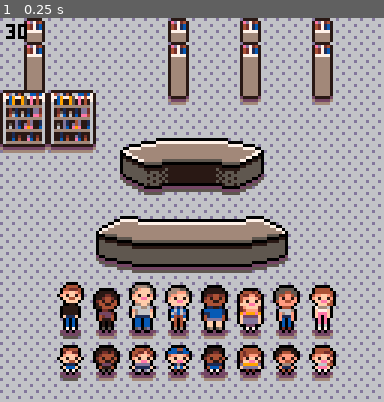
Above: before the commit, frame 1.
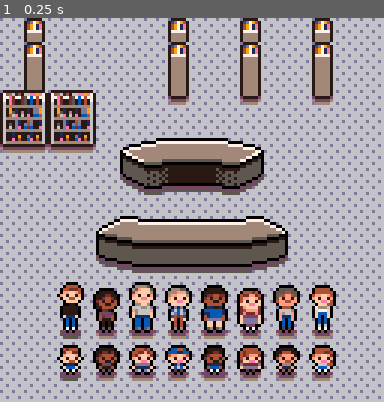
Above: after the commit, the same moment.

Repository: cwrightlibrary/library-game
Game: PICO-8 cartridge library-game.p8
Same seed, same stepped clock (60 frames per second), same inputs: the game is played once before the commit and once after it.
Inputs:
- Up to frame 1 (0.25 s): no input

The runs differ from the first frame. In frame 1, 1.0% of the frame differs, in the area x 1-86%, y 0-92%.

Commit message:
Add files via upload

Diff:
--- /dev/null
+++ b/customizer.p8
@@ -0,0 +1,95 @@
+pico-8 cartridge // http://www.pico-8.com
+version 41
+__lua__
+--loop
+function _init()
+ _palette()
+ _world()
+ _customizer()
+ _player()
+end
+
+function _draw()
+ world:draw()
+ customizer:draw()
+ player:draw()
+end
+
+function _update60()
+ customizer:update()
+end
+-->8
+--functions
+function _palette()
+ pal({[0]=0,1,128,141,4,5,6,7,140,132,143,134,9,13,14,15},1)
+ if time()<=1 then
+  poke(0x5f2e,1)
+ end
+end
+
+function _customizer()
+ customizer={arrow={x1=world.preview.x,y1=world.preview.y+10,x2=world.preview.x+world.preview.w,y2=world.preview.y+40,loc=1}}
+ customizer.draw=function()
+  rect(customizer.arrow.x1,customizer.arrow.y1,customizer.arrow.x2,customizer.arrow.y2,12)
+  rect(customizer.arrow.x1+1,customizer.arrow.y1,customizer.arrow.x2-1,customizer.arrow.y2,12)
+  rect(customizer.arrow.x1,customizer.arrow.y1+1,customizer.arrow.x2,customizer.arrow.y2-1,12)
+ end
+ customizer.update=function()
+  if btnp(2) and customizer.arrow.loc>1 then customizer.arrow.loc-=1 elseif btnp(2) and customizer.arrow.loc==1 then customizer.arrow.loc=4 end
+  if btnp(3) and customizer.arrow.loc<4 then customizer.arrow.loc+=1 elseif btnp(3) and customizer.arrow.loc==4 then customizer.arrow.loc=1 end
+
+  if(customizer.arrow.loc==1) customizer.arrow.y1=world.preview.y+10 customizer.arrow.y2=world.preview.y+40
+  if(customizer.arrow.loc==2) customizer.arrow.y1=world.preview.y+45 customizer.arrow.y2=world.preview.y+65
+  if(customizer.arrow.loc==3) customizer.arrow.y1=world.preview.y+70 customizer.arrow.y2=world.preview.y+83
+  if(customizer.arrow.loc==4) customizer.arrow.y1=world.preview.y+84 customizer.arrow.y2=world.preview.y+90
+ end
+end
+
+function _player()
+ player={sp=1,x=world.preview.x+9,y=world.preview.y+8,w=1,h=2}
+ player.draw=function()
+  osspr(player.sp,player.x,player.y,player.w,player.h,5)
+ end
+end
+
+function _world()
+ world={preview={x=40,y=10,w=9*6,h=17*6}}
+ world.draw=function()
+  cls(3)
+  rectfill(world.preview.x-2,world.preview.y-2,world.preview.x+world.preview.w+2,world.preview.y+world.preview.h+2,0)
+  rectfill(world.preview.x,world.preview.y,world.preview.x+world.preview.w,world.preview.y+world.preview.h,13)
+ end
+end
+
+function osspr(sprite,x,y,w,h,scale,flip_h,flip_v)
+ sx, sy = (sprite % 16) * 8, flr(sprite \ 16) * 8
+ pal(1,0) pal(2,0) pal(3,0) pal(4,0)
+ pal(5,0) pal(6,0) pal(7,0) pal(8,0)
+ pal(9,0) pal(10,0) pal(11,0) pal(12,0)
+ pal(13,0) pal(14,0) pal(15,0)
+ sspr(sx,sy,w*8,h*8,x-scale,y,w+(scale*w*8),h+(scale*h*8),flip_h,flip_v)
+ sspr(sx,sy,w*8,h*8,x+scale,y,w+(scale*w*8),h+(scale*h*8),flip_h,flip_v)
+ sspr(sx,sy,w*8,h*8,x,y-scale,w+(scale*w*8),h+(scale*h*8),flip_h,flip_v)
+ sspr(sx,sy,w*8,h*8,x,y+scale,w+(scale*w*8),h+(scale*h*8),flip_h,flip_v)
+
+ pal()
+ _palette()
+ sspr(sx,sy,w*8,h*8,x,y,w+(scale*w*8),h+(scale*h*8),flip_h,flip_v)
+end
+…(17 lines of a section not shown)…
--- a/library-game.p8
+++ b/library-game.p8
@@ -11,7 +11,6 @@
 function _draw()
  world:draw()
  player:draw()
- print(stat(7),2,2,0)
 end
 
 function update60()
@@ -20,7 +19,7 @@
 -->8
 --test
 function _palette()
- pal({[0]=0,1,128,141,4,5,6,7,14,9,143,134,132,13,140,15},1)
+ pal({[0]=0,1,128,141,4,5,6,7,140,132,143,134,9,13,14,15},1)
  if time()<=1 then
   poke(0x5f2e,1)
  end
Not shown, changed: 17 lines of the sprite sheet (__gfx__) section of customizer.p8
Not shown, changed: 29 lines of the sprite sheet (__gfx__) section of library-game.p8
